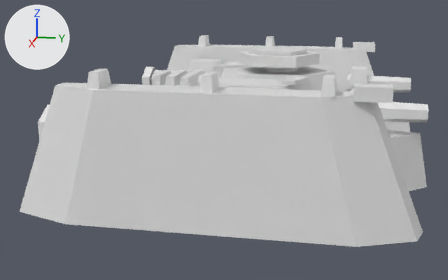
The FBX model Assets/Art/PSXv2/PSXv2_Player.fbx: old version first, new version second.
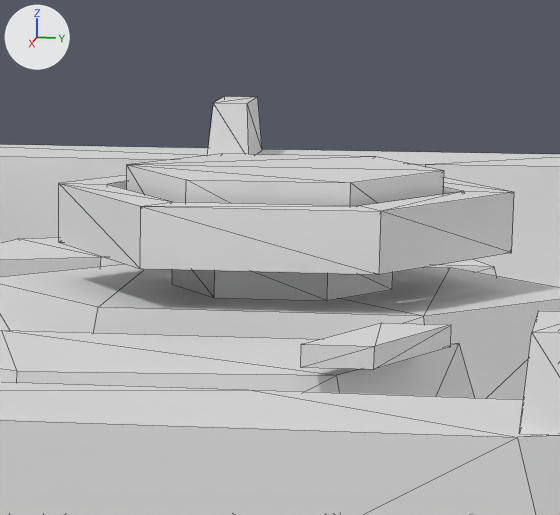
Each version is shown whole from a 50 mm lens placed at (1.758, 0.354, 0.508), pointed at (0.039, 0.011, 0.079), then close up on the part from 51% to 73% of the width and 7% to 40% of the height. The lights are fixed; the arrows at upper left show +X, +Y and +Z. The first two pictures are the older version. The close-ups show mesh edges as thin lines. Where no turn or scale is listed for an object, it has been applied to the vertices.

Objects in the first close-up: 'PSXv2_Player', 'PSXv2_Player_HitboxCore', 'PSXv2_Player_HitboxRing'.
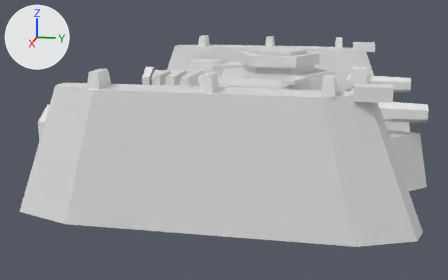
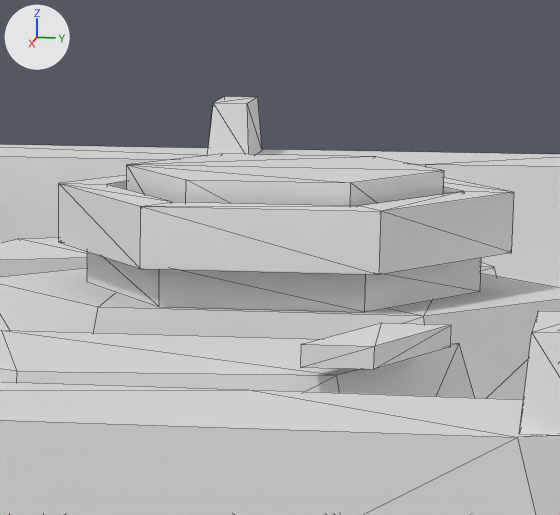
What the commit changed:
me_psxv2_player_001 has 346 vertices, 467 faces and spans x -0.56..0.56, y -0.382..0.562, z 0.0..0.335.
me_psxv2_player_001 is used by ob_psxv2_player; location (0.0, 0.0, 0.0).
me_psxv2_player_001 part 1: the loose piece of 12 vertices spanning x -0.048..0.048, y 0.104..0.216, z 0.28..0.3 is scaled about its middle by (1.79, 1.79, 1).

Boxes (x1, y1, x2, y2) around the edits, measured in the close-ups (560 x 515 px; the box of a moved part takes in the faces that stretch with it):
part 1 of me_psxv2_player_001, moved or reshaped
    before: (172, 269, 393, 301)
    after: (87, 252, 481, 312)
